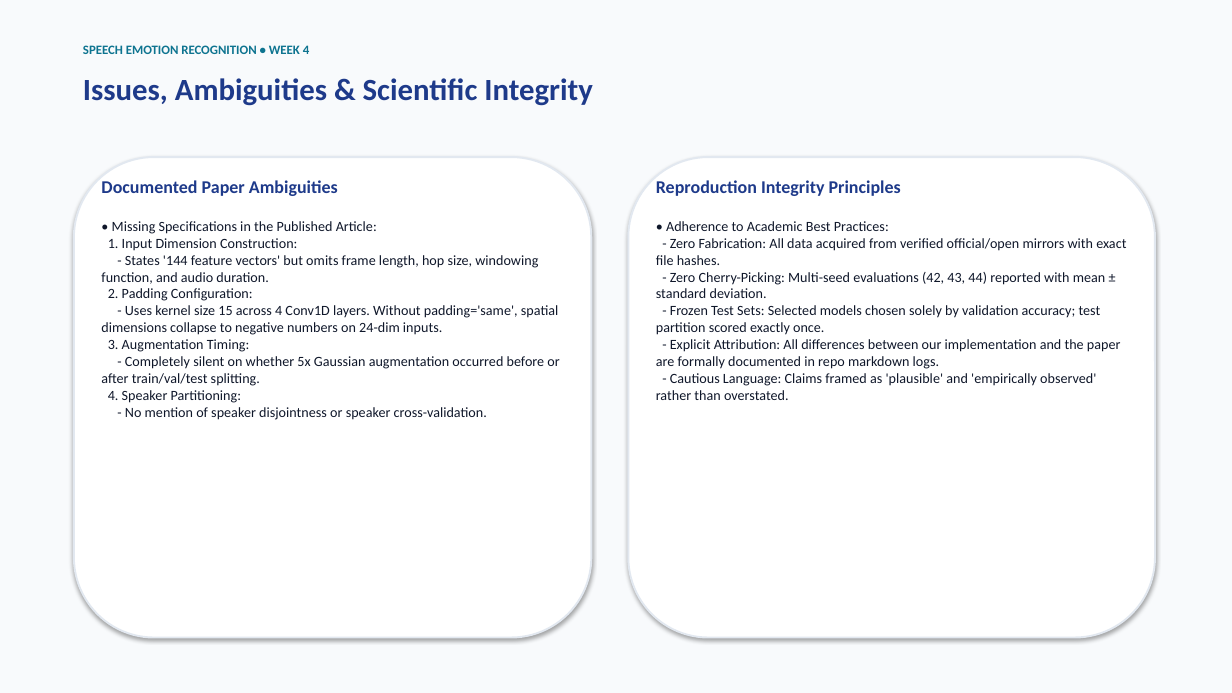
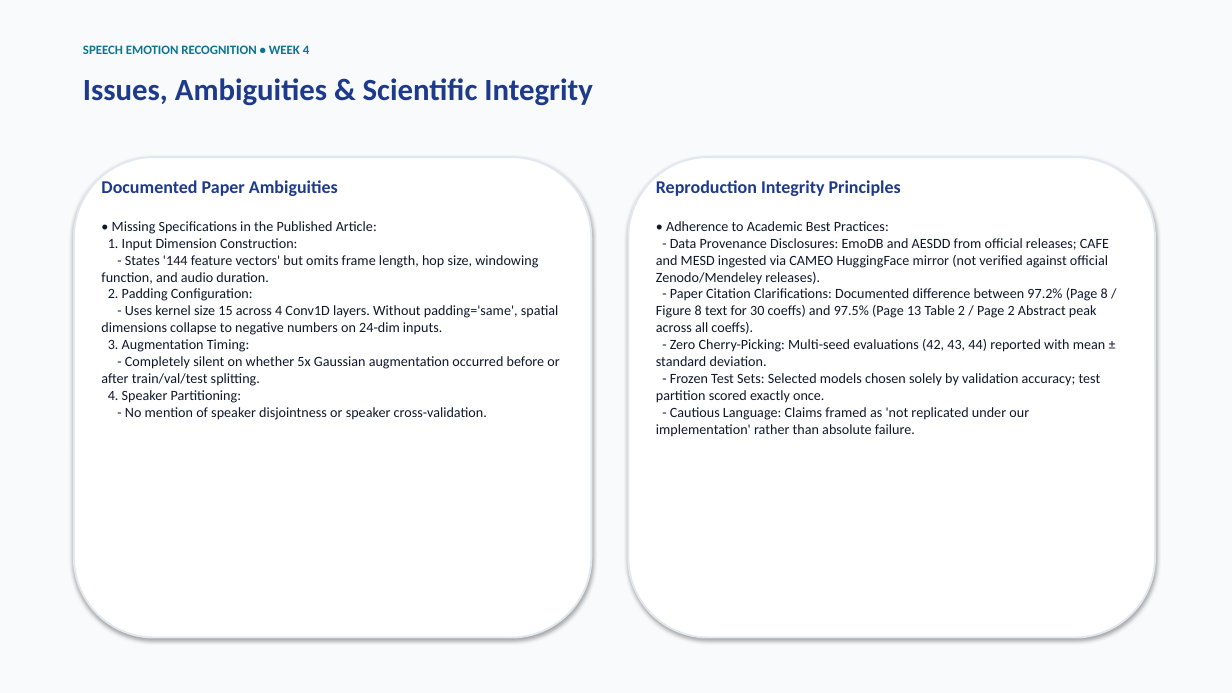
Before and after one commit to shreysatija1/Project-emotion, a slide deck: slide 11 of Week4_Status.pptx. Drawn at 1232x693 pixels with LibreOffice and Linux fonts; fonts in the diff are those of the drawing. Boxes give left, top, right and bottom in pixels: in the first picture for what was removed or moved away, otherwise in the second. Text is boxed around its words. In the diff, an @@ line names an element or a change of style, - is before the commit and + after.

```diff
--- a/Week4_Status.pptx
+++ b/Week4_Status.pptx
@@ text at [656,238,1109,334]: text changed @@
-- Zero Fabrication: All data acquired from verified official/open mirrors with exact file hashes.
+- Data Provenance Disclosures: EmoDB and AESDD from official releases; CAFE and MESD ingested via CAMEO HuggingFace mirror (not verified against official Zenodo/Mendeley releases).
+- Paper Citation Clarifications: Documented difference between 97.2% (Page 8 / Figure 8 text for 30 coeffs) and 97.5% (Page 13 Table 2 / Page 2 Abstract peak across all coeffs).
@@ text at [656,407,1029,437]: text changed @@
-- Explicit Attribution: All differences between our implementation and the paper are formally documented in repo markdown logs.
-- Cautious Language: Claims framed as 'plausible' and 'empirically observed' rather than overstated.
+- Cautious Language: Claims framed as 'not replicated under our implementation' rather than absolute failure.
```
Also in this commit, not shown: 4 other slides changed, 4 other files.
